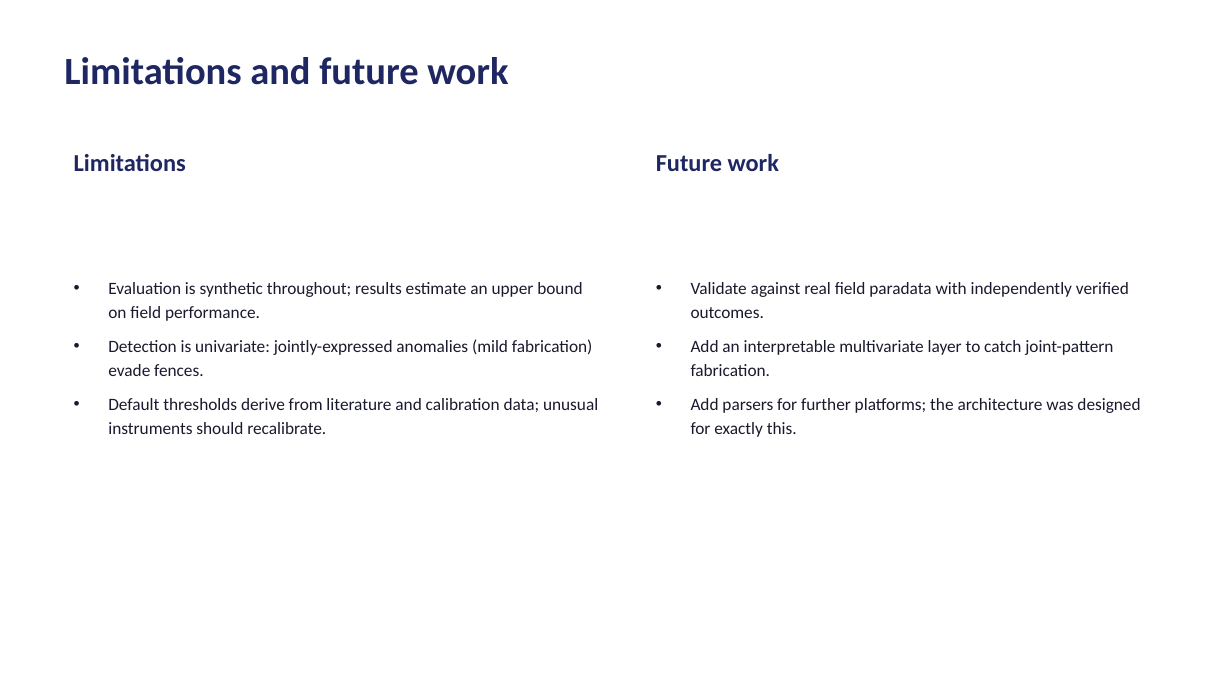
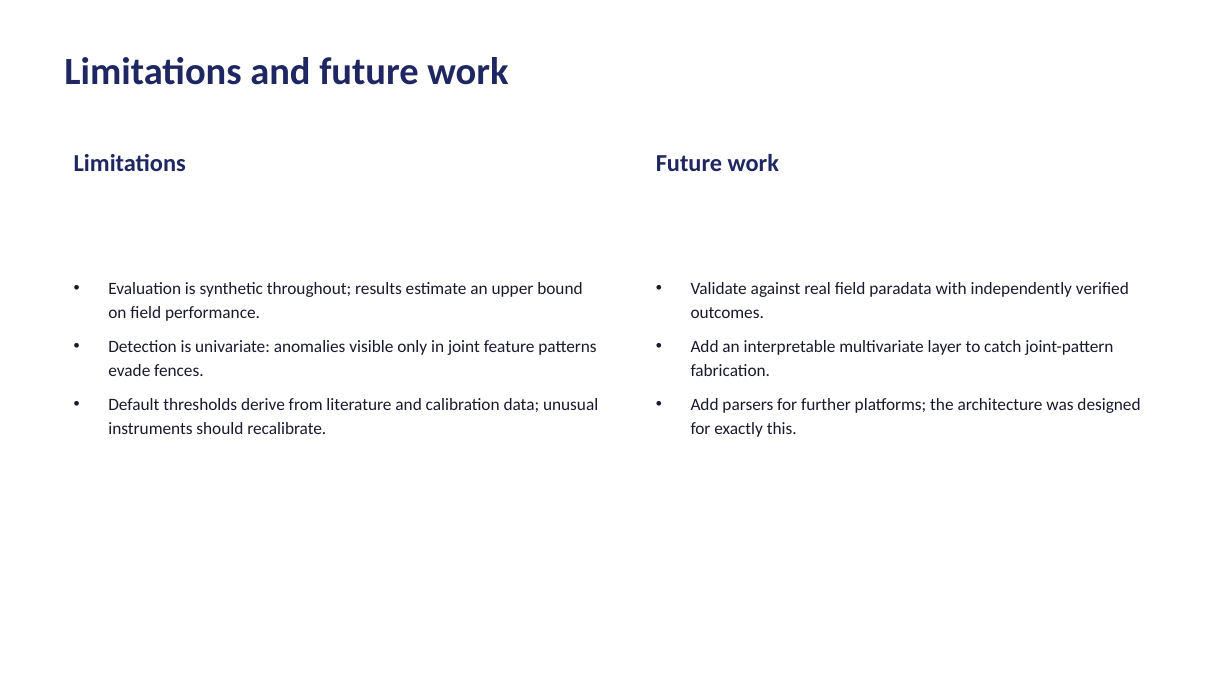
Before and after one commit to Samuelkaoma-eng/SKACE-TIME-DATA, a slide deck: slide 19 of docs/deliverables/Kaoma_Paradata_Presentation.pptx. Drawn at 1232x693 pixels with LibreOffice and Linux fonts; fonts in the diff are those of the drawing. Boxes give left, top, right and bottom in pixels: in the first picture for what was removed or moved away, otherwise in the second. Text is boxed around its words. In the diff, an @@ line names an element or a change of style, - is before the commit and + after.

```diff
--- a/docs/deliverables/Kaoma_Paradata_Presentation.pptx
+++ b/docs/deliverables/Kaoma_Paradata_Presentation.pptx
@@ text at bbox=[108, 340, 596, 376]: text changed @@
-• Detection is univariate: jointly-expressed anomalies (mild fabrication) evade fences.
+• Detection is univariate: anomalies visible only in joint feature patterns evade fences.
```
Also in this commit, not shown: 2 other slides changed.
